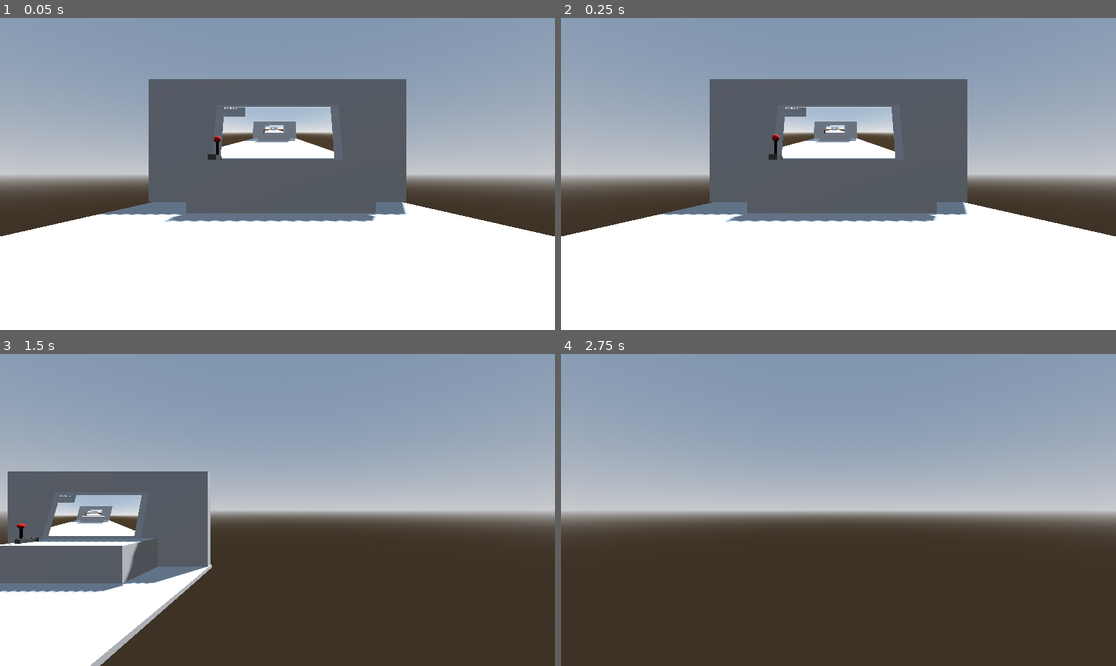
Above: before the commit, frames 1-4 (two rows, left to right).
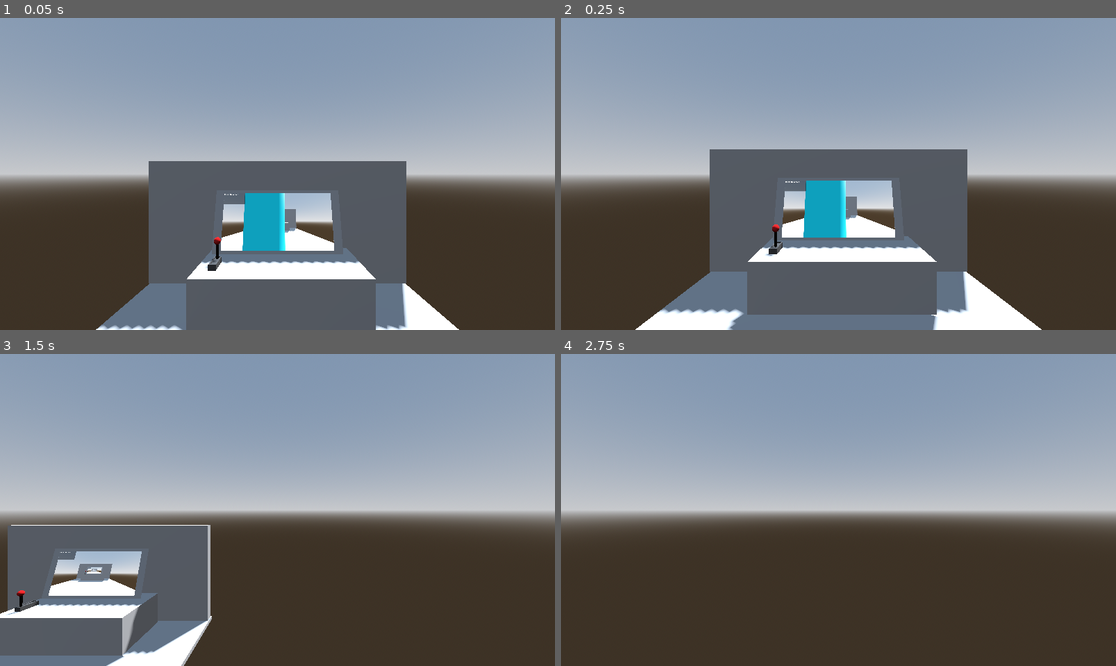
Above: after the commit, the same moments.

Repository: Kim0moz/GameJam
Game: Godot game, scene res://TestScene.tscn
Two runs of this game, one before a commit and one after it. Both use one fixed random seed, a clock stepped at 60 frames per second and the inputs below. The project has no main scene, so this scene is started directly.
Inputs (mouse positions are in pixels of both pictures, inside the frame that each line leads up to):
- Up to frame 1 (0.05 s): no input
- Up to frame 2 (0.25 s): no input
- Up to frame 3 (1.5 s): move the mouse to (399, 494) at 0.52 s; hold D (movement_right) 0.53-1.28 s; click (399, 494) at 0.6 s; tap Space (movement_jump) at 0.77 s; move the mouse to (166, 525) at 1.27 s; hold S (movement_backward) from 1.28 s (still down); click (166, 525) at 1.35 s
- Up to frame 4 (2.75 s): tap Space (movement_jump) at 1.52 s; move the mouse to (894, 441) at 2.02 s; release S (movement_backward) at 2.03 s; hold D (movement_right) from 2.03 s (still down); click (894, 441) at 2.1 s

The runs differ from the first frame. In frame 1, 47% of the frame differs, in the area x 0-100%, y 19-100%; in frame 2, 45%; in frame 3, 17%; in frame 4, nothing differs.

Commit message:
Make Player cylinder shape and offset camera

Diff:
--- a/Objects/Player/player.gd
+++ b/Objects/Player/player.gd
@@ -5,7 +5,8 @@
 const JUMP_VELOCITY = 4.5
 @export var cameraController : Node3D
 @export var cameraLerpSpeed : float = .1
-@export var camerTurnSpeed : float = 2
+@export var cameraTurnSpeed : float = 2
+@export var cameraOffsetY : float = .5
 
 # Get the gravity from the project settings to be synced with RigidBody nodes.
 var gravity = ProjectSettings.get_setting("physics/3d/default_gravity")
@@ -21,9 +22,9 @@
 		velocity.y = JUMP_VELOCITY
 
 	if Input.is_key_pressed(KEY_LEFT):
-		rotate_y(deg_to_rad(camerTurnSpeed))
+		rotate_y(deg_to_rad(cameraTurnSpeed))
 	elif Input.is_key_pressed(KEY_RIGHT):
-		rotate_y(deg_to_rad(-camerTurnSpeed))
+		rotate_y(deg_to_rad(-cameraTurnSpeed))
 	# Get the input direction and handle the movement/deceleration.
 	var input_dir = Input.get_vector("movement_left", "movement_right", "movement_forward", "movement_backward")
 	input_dir.rotated(rotation.y)
@@ -38,4 +39,5 @@
 	move_and_slide()
 
 	cameraController.position = position
+	cameraController.position.y += cameraOffsetY
 	cameraController.rotation.y = rotation.y
--- a/Objects/Player/player.tscn
+++ b/Objects/Player/player.tscn
@@ -1,32 +1,27 @@
-[gd_scene load_steps=6 format=3 uid="uid://doeosjyp664sa"]
+[gd_scene load_steps=5 format=3 uid="uid://doeosjyp664sa"]
 
 [ext_resource type="Script" path="res://Objects/Player/player.gd" id="1_1wn3t"]
 [ext_resource type="PackedScene" uid="uid://c36y2lpwywjyt" path="res://Camera/WorldSpaceCam.tscn" id="2_fxkj6"]
 
-[sub_resource type="StandardMaterial3D" id="StandardMaterial3D_wdb0i"]
-albedo_color = Color(0.4992, 0.96, 0.56064, 1)
-roughness = 0.48
+[sub_resource type="CapsuleMesh" id="CapsuleMesh_0me4c"]
 
-[sub_resource type="BoxMesh" id="BoxMesh_0iqrs"]
-material = SubResource("StandardMaterial3D_wdb0i")
-
-[sub_resource type="BoxShape3D" id="BoxShape3D_6k5a8"]
+[sub_resource type="CapsuleShape3D" id="CapsuleShape3D_g6crp"]
 
 [node name="Player" type="CharacterBody3D" node_paths=PackedStringArray("cameraController")]
 script = ExtResource("1_1wn3t")
 cameraController = NodePath("CameraController")
 
 [node name="MeshInstance3D" type="MeshInstance3D" parent="."]
-mesh = SubResource("BoxMesh_0iqrs")
+mesh = SubResource("CapsuleMesh_0me4c")
 
 [node name="CollisionShape3D" type="CollisionShape3D" parent="."]
-shape = SubResource("BoxShape3D_6k5a8")
+shape = SubResource("CapsuleShape3D_g6crp")
 
 [node name="CameraController" type="Node3D" parent="."]
 top_level = true
 
 [node name="CameraTarget" type="Node3D" parent="CameraController"]
-transform = Transform3D(1, 0, 0, 0, 1, 0, 0, 0, 1, 0, 0, 0)
+transform = Transform3D(1, 0, 0, 0, 1, 0, 0, 0, 1, 0, 0.5, 0)
 
 [node name="WorldSpaceCam" parent="CameraController/CameraTarget" instance=ExtResource("2_fxkj6")]
 transform = Transform3D(1, 0, 0, 0, 1, 0, 0, 0, 1, 0, 0, 0)
--- a/TestScene.tscn
+++ b/TestScene.tscn
@@ -22,6 +22,9 @@
 
 [sub_resource type="ViewportTexture" id="ViewportTexture_xpw75"]
 viewport_path = NodePath("SubViewport")
+
+[sub_resource type="StandardMaterial3D" id="StandardMaterial3D_1byjk"]
+albedo_color = Color(0.129412, 0.862745, 1, 1)
 
 [node name="Node3D" type="Node3D"]
 
@@ -85,4 +88,9 @@
 [node name="Handle" parent="." instance=ExtResource("2_i7gbx")]
 
 [node name="Player" parent="." instance=ExtResource("3_4y2od")]
-transform = Transform3D(1, 0, 0, 0, 1, 0, 0, 0, 1, 0, 0.539823, 1.40814)
+transform = Transform3D(0.7, 0, 0, 0, 0.7, 0, 0, 0, 0.7, 0, 0.957332, 1.40814)
+
+[node name="MeshInstance3D" parent="Player" index="0"]
+surface_material_override/0 = SubResource("StandardMaterial3D_1byjk")
+
+[editable path="Player"]
Not shown: 1 places in TestScene.tscn that only renumber resources
